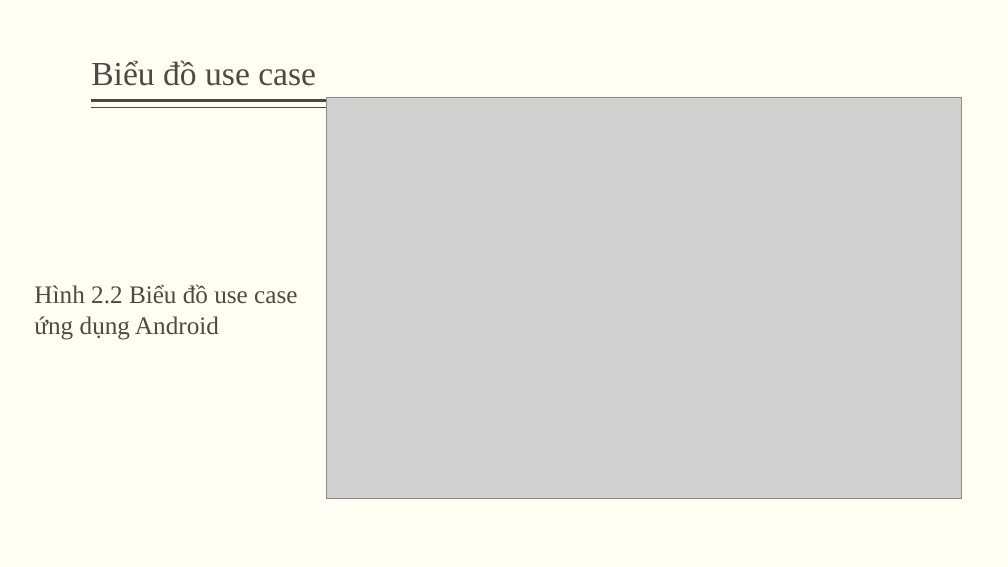
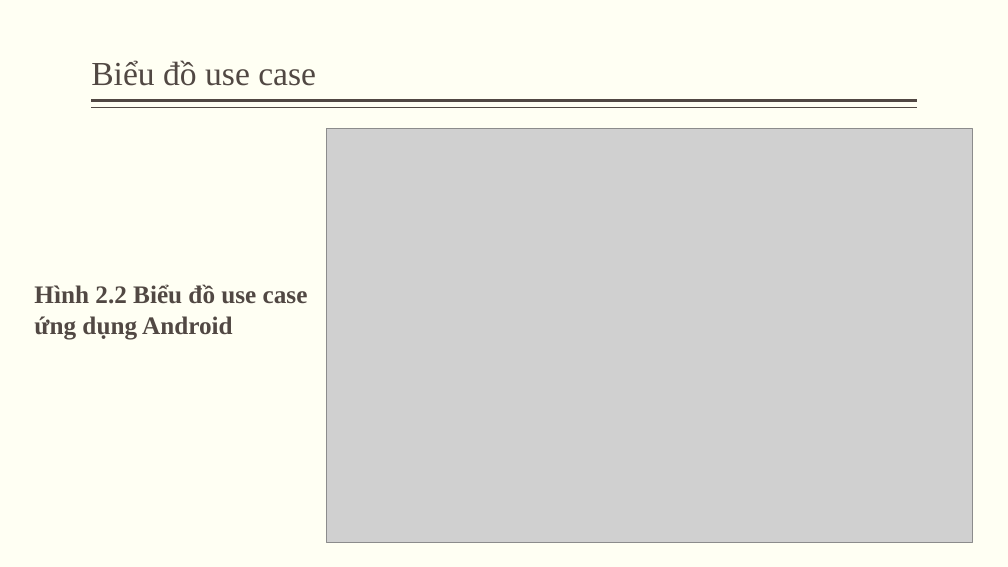
Before and after one commit to neekon2508/DATN, a slide deck: slide 6 of Document/bao-ao-do-an-tot-nghiep.pptx. Drawn at 1008x567 pixels with LibreOffice and Linux fonts; fonts in the diff are those of the drawing; grey boxes stand for pictures. Boxes give left, top, right and bottom in pixels: in the first picture for what was removed or moved away, otherwise in the second. Text is boxed around its words. In the diff, an @@ line names an element or a change of style, - is before the commit and + after.

```diff
--- a/Document/bao-ao-do-an-tot-nghiep.pptx
+++ b/Document/bao-ao-do-an-tot-nghiep.pptx
@@ picture: place and size @@
-picture at <box>327,97,962,498</box>
+picture at <box>327,129,972,543</box>
@@ text "Hình 2.2 Biểu đồ use ..." at <box>34,284,308,340</box>: bold on @@
```
Also in this commit, not shown: 15 other slides changed, 1 other file.
